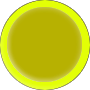
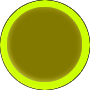
Revision of a layered w=90, h=90 image; what changed, layer by layer:
pixels changed over [0, 0, 90, 90] (layer not identified)
